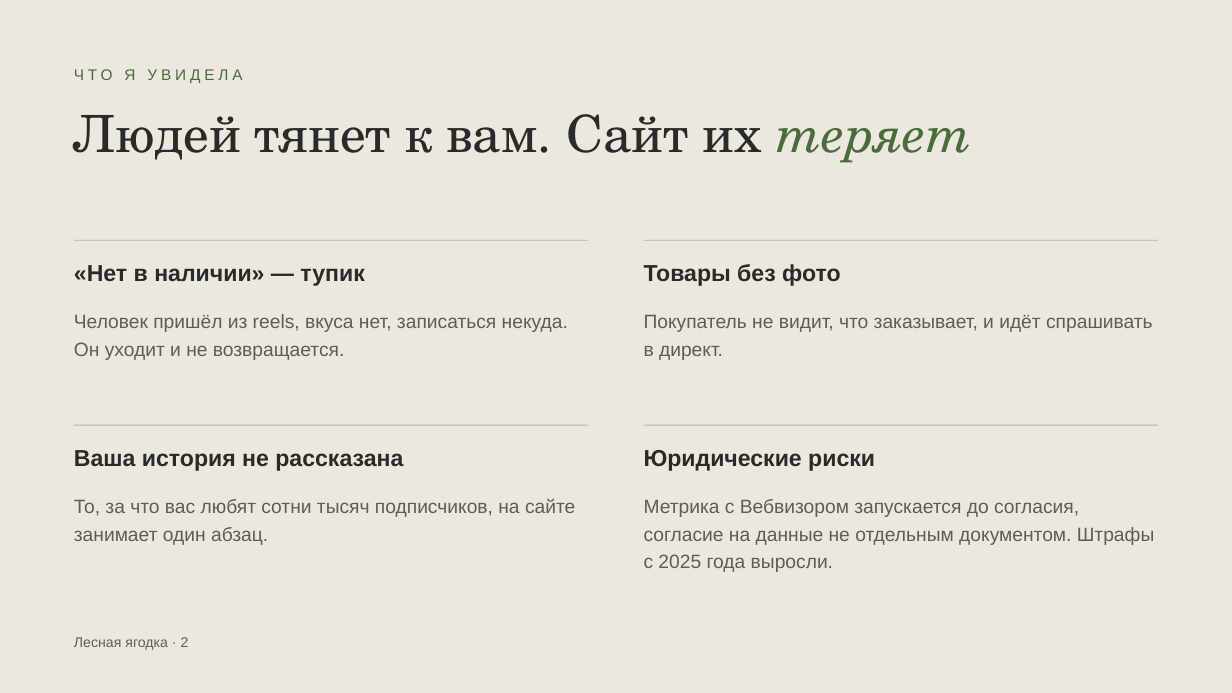
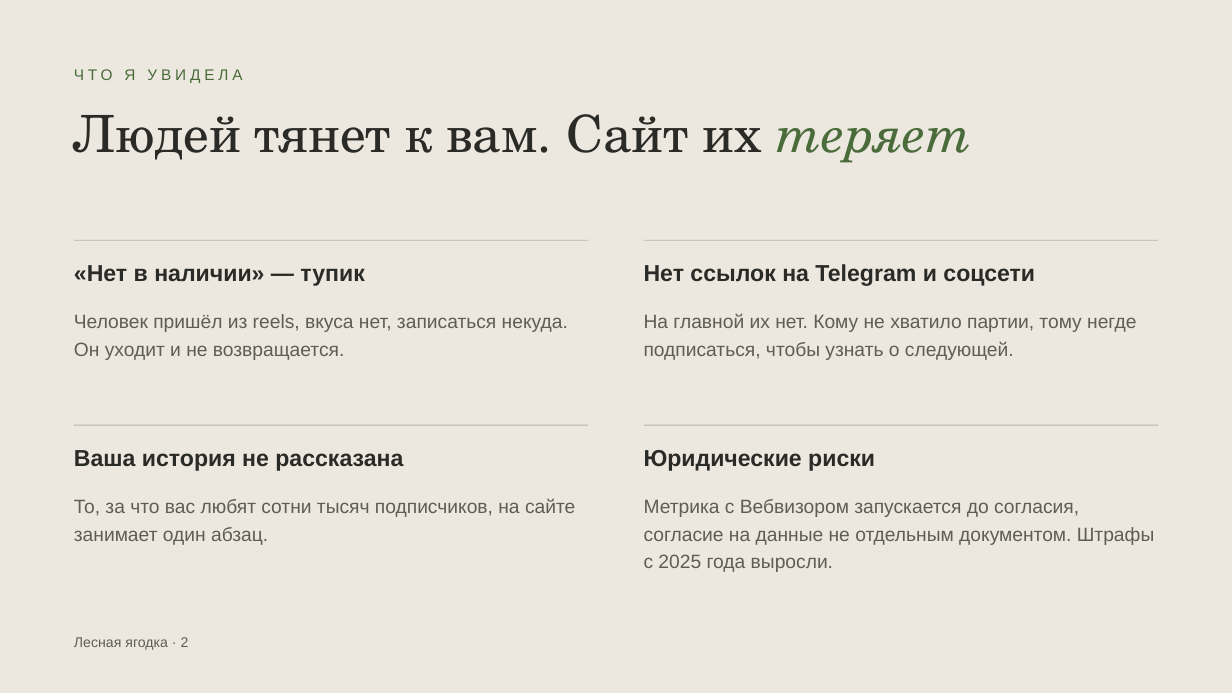
Before and after one commit to ellischment/svoya_ferma, a slide deck: slide 2 of docs/preview/lesnaya-yagodka-predlozhenie.pptx. Drawn at 1232x693 pixels with LibreOffice and Linux fonts; fonts in the diff are those of the drawing. Boxes give left, top, right and bottom in pixels: in the first picture for what was removed or moved away, otherwise in the second. Text is boxed around its words. In the diff, an @@ line names an element or a change of style, - is before the commit and + after.

```diff
--- a/docs/preview/lesnaya-yagodka-predlozhenie.pptx
+++ b/docs/preview/lesnaya-yagodka-predlozhenie.pptx
@@ text at box(644, 264, 1035, 286): text changed @@
-Товары без фото
+Нет ссылок на Telegram и соцсети
@@ text at box(644, 313, 1136, 360): text changed @@
-Покупатель не видит, что заказывает, и идёт спрашивать в директ.
+На главной их нет. Кому не хватило партии, тому негде подписаться, чтобы узнать о следующей.
```
Also in this commit, not shown: 1 other slide changed.
